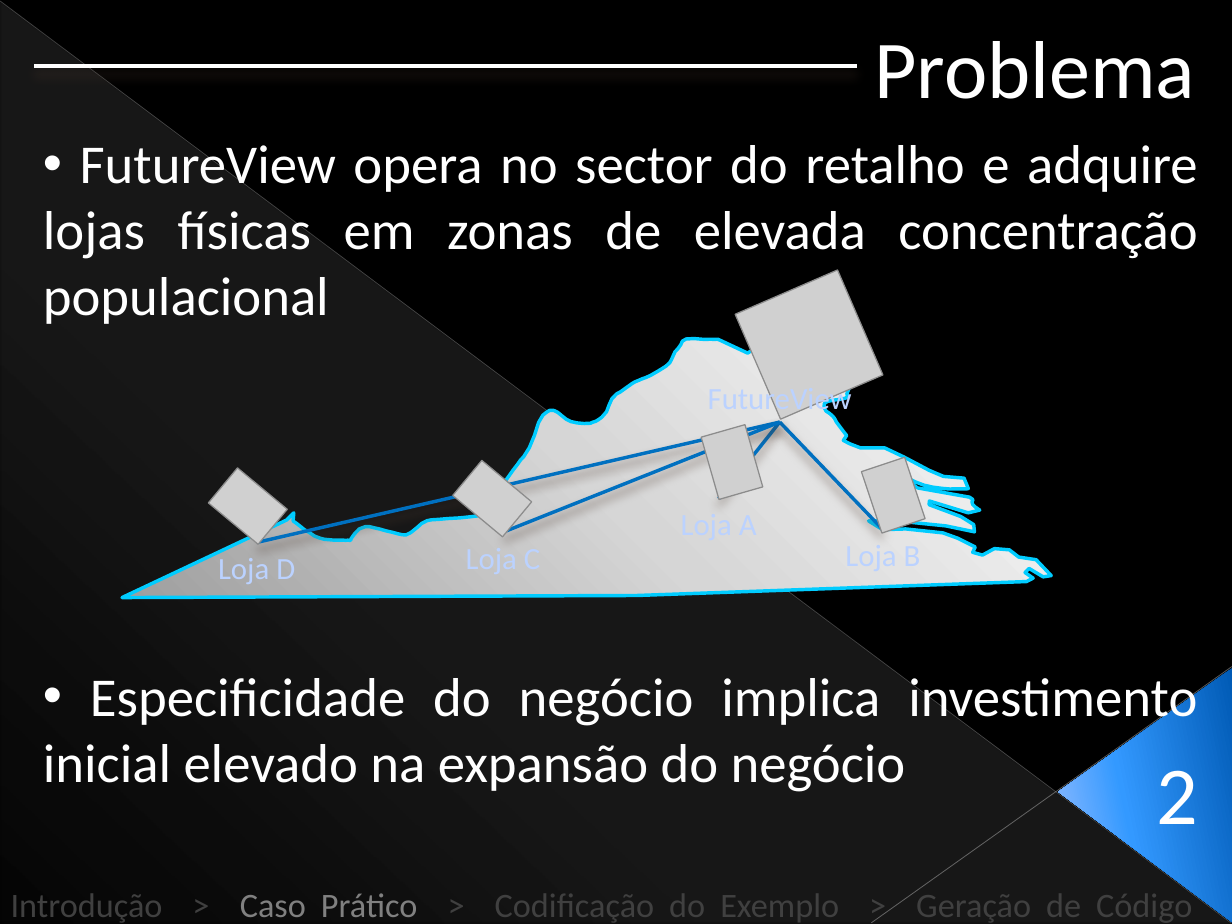
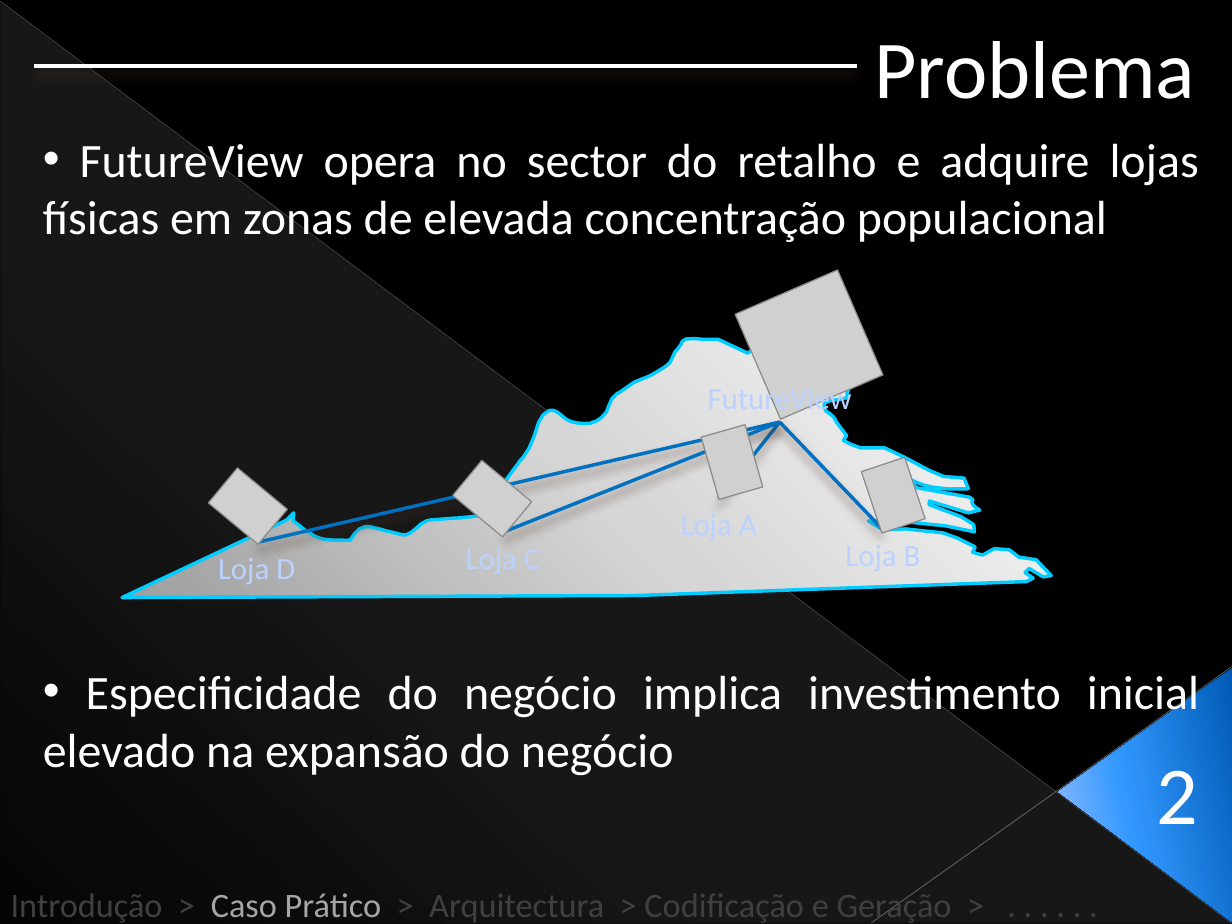
Before and after one commit to Netivski/projectoseminario, a slide deck: slide 12 of Apresentação Final/Presentation Sketch.pptx. Drawn at 1232x924 pixels with LibreOffice and Linux fonts; fonts in the diff are those of the drawing; grey boxes stand for pictures. Boxes give left, top, right and bottom in pixels: in the first picture for what was removed or moved away, otherwise in the second. Text is boxed around its words. In the diff, an @@ line names an element or a change of style, - is before the commit and + after.

```diff
--- a/Apresentação Final/Presentation Sketch.pptx
+++ b/Apresentação Final/Presentation Sketch.pptx
@@ text "FutureView opera no sector do ..." at box(43, 138, 1199, 242): size 32 to 28 pt @@
@@ text "Especificidade do negócio implica investimento ..." at box(43, 669, 1199, 776): size 32 to 28 pt @@
@@ text at box(11, 889, 952, 923): text changed @@
-Introdução > Caso Prático > Codificação do Exemplo > Geração de Código > . . . . . .
+Introdução > Caso Prático > Arquitectura > Codificação e Geração > . . . . . .
```
Also in this commit, not shown: 27 other slides changed, 2 slides added, 7 slides removed.
